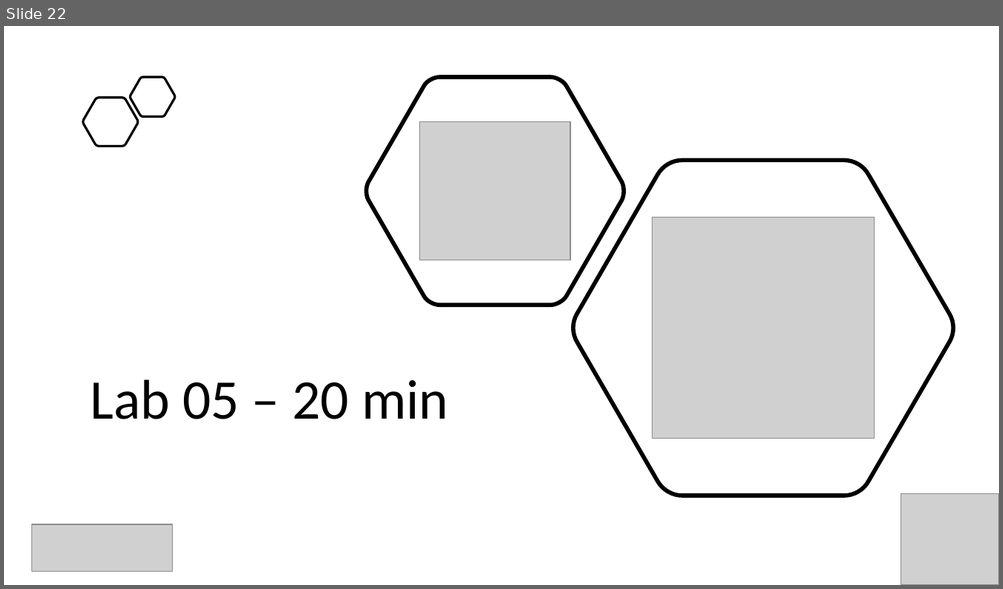
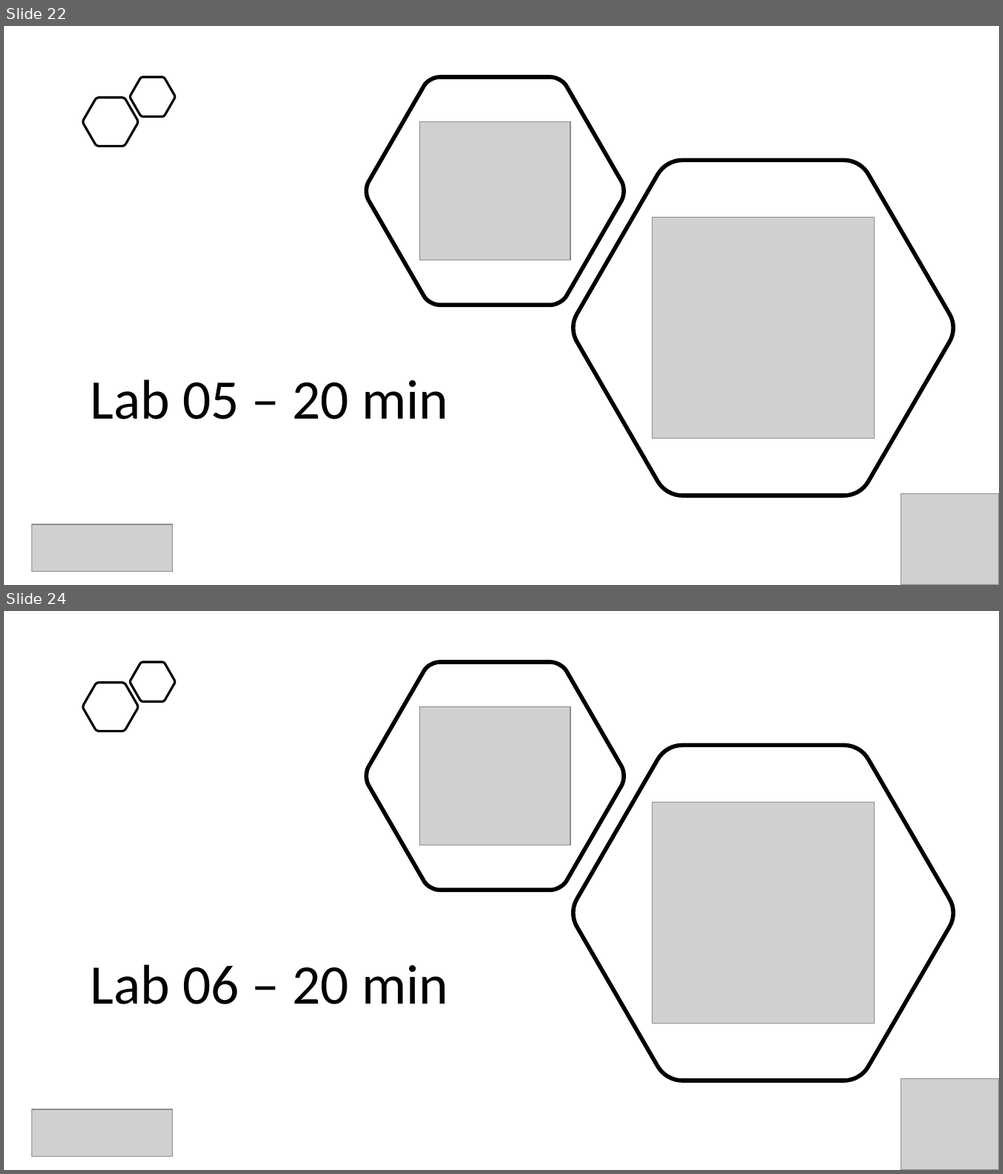
Before and after one commit to evgenyb/aks-workshops, a slide deck: 02-aks-advanced-configuration/slides/Advanced AKS Configuration.pptx. Shown one above the other, each under a label of ours: slide 22 before the commit, slides 22 and 24 after it; the slides between them are not shown. The pictures are 1003x589 and 1003x1174 pixels, drawn with LibreOffice and Linux fonts; fonts in the diff are those of the drawing; grey boxes stand for pictures. Boxes give left, top, right and bottom in pixels: in the first picture for what was removed or moved away, otherwise in the second. Text is boxed around its words. In the diff, an @@ line names an element or a change of style, - is before the commit and + after.

```diff
--- a/02-aks-advanced-configuration/slides/Advanced AKS Configuration.pptx
+++ b/02-aks-advanced-configuration/slides/Advanced AKS Configuration.pptx
@@ slide 24 added at box(4, 611, 999, 1170), background #FFFFFF @@
@@ freeform shape added at box(130, 662, 175, 701), outline #000000 2.25 pt @@
@@ freeform shape added at box(367, 662, 624, 890), outline #000000 4 pt @@
@@ freeform shape added at box(83, 683, 138, 731), outline #000000 2.25 pt @@
@@ picture added at box(420, 706, 570, 846) @@
@@ freeform shape added at box(572, 745, 955, 1081), outline #000000 4 pt @@
@@ picture added at box(652, 803, 874, 1025) @@
@@ text added at box(91, 965, 448, 1005), 54 pt, text #000000 @@
+Lab 06 – 20 min
@@ picture added at box(901, 1079, 999, 1170) @@
@@ picture added at box(32, 1111, 173, 1157) @@
```
Also in this commit, not shown: 1 other slide added, 5 other files.
